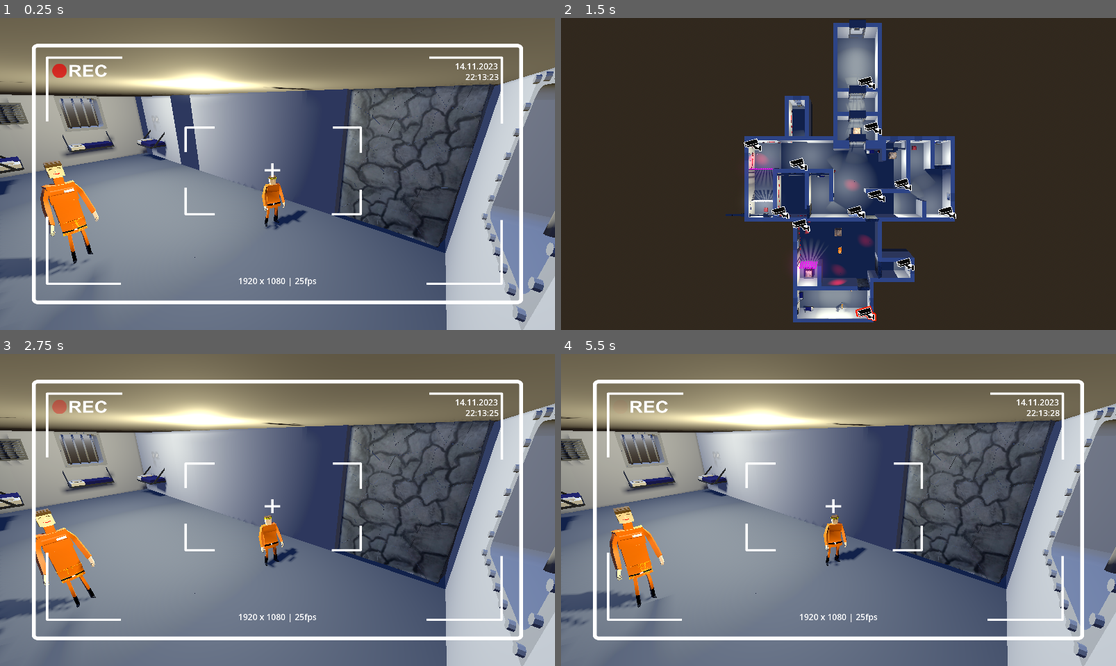
Above: before the commit, frames 1-4 (two rows, left to right).
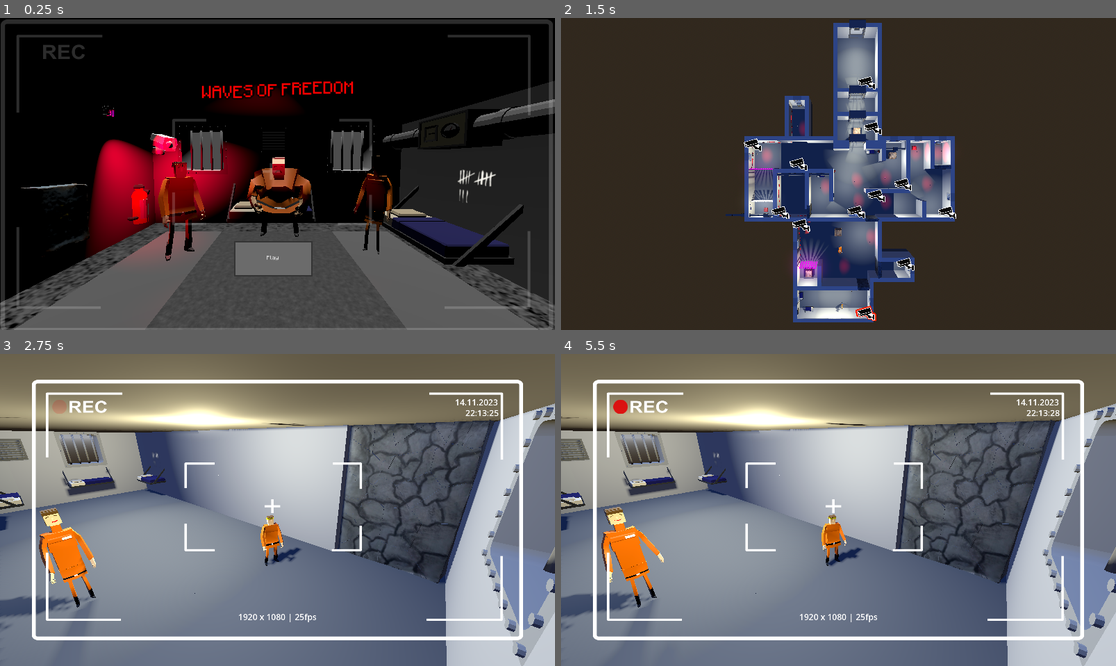
Above: after the commit, the same moments.

Repository: Maxi-F22/GamejamSoSe25
Game: Godot game, scene res://Scenes/MainMenu.tscn
The game is run twice, just before and just after one commit, with the same random seed, the same clock (stepped at 60 frames per second) and the same inputs. Before the commit the project starts from res://Scenes/main.tscn.
Inputs (mouse positions are in pixels of both pictures, inside the frame that each line leads up to):
- Up to frame 1 (0.25 s): no input
- Up to frame 2 (1.5 s): click (832, 258) at 0.5 s, where only the run after the commit has a clickable "Play"; move the mouse to (960, 158) at 1.27 s; hold Tab (Switch Cam) from 1.28 s (still down); click (960, 158) at 1.42 s
- Up to frame 3 (2.75 s): move the mouse to (166, 525) at 2.02 s; release Tab (Switch Cam) at 2.03 s; tap Space (Wave Activate) at 2.1 s; click (166, 525) at 2.17 s
- Up to frame 4 (5.5 s): move the mouse to (894, 441) at 2.77 s; hold Tab (Switch Cam) 2.78-3.53 s; click (894, 441) at 2.92 s; move the mouse to (810, 572) at 3.52 s; tap Space (Wave Activate) at 3.6, 5.1 s; click (810, 572) at 3.67 s; move the mouse to (1005, 556) at 4.27 s; hold Tab (Switch Cam) 4.28-5.03 s; click (1005, 556) at 4.42 s; move the mouse to (672, 463) at 5.02 s; click (672, 463) at 5.17 s

The runs differ from the first frame. In frame 1, 96% of the frame differs, in the area x 0-100%, y 0-100%; in frame 2, 3.6%; in frame 3, 12%; in frame 4, 12%.

Commit message:
Licht hinzugefügt

Diff:
--- a/Scenes/MainMenu.tscn
+++ b/Scenes/MainMenu.tscn
@@ -1,6 +1,6 @@
 [gd_scene load_steps=20 format=3 uid="uid://b3oecel8fspm3"]
 
-[ext_resource type="FontFile" uid="uid://me783eka0ak" path="res://Minecraftia-Regular.ttf" id="2_853f1"]
+[ext_resource type="FontFile" uid="uid://me783eka0ak" path="res://Assets/Menu/Minecraftia-Regular.ttf" id="2_853f1"]
 [ext_resource type="PackedScene" uid="uid://biodnmnd52j34" path="res://Assets/Environment/ventCover.glb" id="3_8e205"]
 [ext_resource type="PackedScene" uid="uid://cxdpe0vdxig1o" path="res://Assets/Environment/Poster/Poster4.tscn" id="4_2x1g0"]
 [ext_resource type="PackedScene" uid="uid://bap0knk6vg3ko" path="res://Scenes/fuse_box.tscn" id="5_8um5k"]
@@ -11,7 +11,7 @@
 [ext_resource type="PackedScene" uid="uid://bcsysk5dtq7hj" path="res://Assets/Models/camera.glb" id="8_if7li"]
 [ext_resource type="PackedScene" uid="uid://bdpu3ysvnmpgo" path="res://Assets/Models/Character/woman.glb" id="9_cmrfp"]
 [ext_resource type="Script" uid="uid://b3n2lpscjrrr0" path="res://Scripts/MainMenuScripts/LightScript.gd" id="10_loo7a"]
-[ext_resource type="Texture2D" uid="uid://cxlepal5iohd5" path="res://Assets/Models/overlay.png" id="11_if7li"]
+[ext_resource type="Texture2D" uid="uid://cxlepal5iohd5" path="res://Assets/HUD/overlay.png" id="11_if7li"]
 [ext_resource type="PackedScene" uid="uid://ccsd0v7bu6tl8" path="res://Assets/Environment/bed.glb" id="11_rrcx7"]
 [ext_resource type="PackedScene" uid="uid://ddhnovsc0qgrg" path="res://Assets/Environment/fireExtinguisher.glb" id="12_rrcx7"]
 [ext_resource type="PackedScene" uid="uid://bitsjf64hxo3k" path="res://Assets/Environment/PipeThingy.glb" id="13_fh7cp"]
--- a/Scenes/main.tscn
+++ b/Scenes/main.tscn
@@ -317,13 +317,6 @@
 shadow_enabled = true
 omni_range = 10.0
 
-[node name="OmniLight3D4" type="OmniLight3D" parent="Lights"]
-transform = Transform3D(1, 0, 0, 0, 1, 0, 0, 0, 1, 1.06576, 5.74178, 11.0729)
-light_color = Color(0.904452, 0.875655, 0.690502, 1)
-light_energy = 5.0
-shadow_enabled = true
-omni_range = 10.0
-
 [node name="OmniLight3D5" type="OmniLight3D" parent="Lights"]
 transform = Transform3D(1, 0, 0, 0, 1, 0, 0, 0, 1, -4.53601, 5.74178, 3.18022)
 light_color = Color(0.904452, 0.875655, 0.690502, 1)
@@ -338,13 +331,6 @@
 shadow_enabled = true
 omni_range = 10.0
 
-[node name="OmniLight3D7" type="OmniLight3D" parent="Lights"]
-transform = Transform3D(1, 0, 0, 0, 1, 0, 0, 0, 1, 9.43175, 5.74178, -4.21055)
-light_color = Color(0.904452, 0.875655, 0.690502, 1)
-light_energy = 5.0
-shadow_enabled = true
-omni_range = 10.0
-
 [node name="OmniLight3D8" type="OmniLight3D" parent="Lights"]
 transform = Transform3D(1, 0, 0, 0, 1, 0, 0, 0, 1, 16.0859, 5.74178, -4.21055)
 light_color = Color(0.904452, 0.875655, 0.690502, 1)
@@ -545,6 +531,30 @@
 [node name="Sirene4" parent="Environment" instance=ExtResource("22_6vcvc")]
 transform = Transform3D(1, 0, 0, 0, -1, 8.74228e-08, 0, -8.74228e-08, -1, -18.9082, 5.98426, -17.6364)
 
+[node name="Sirene5" parent="Environment" instance=ExtResource("22_6vcvc")]
+transform = Transform3D(1, 0, 0, 0, -1, 8.74228e-08, 0, -8.74228e-08, -1, -3.16005, 5.98426, -9.37082)
+
+[node name="Sirene6" parent="Environment" instance=ExtResource("22_6vcvc")]
+transform = Transform3D(1, 0, 0, 0, -1, 8.74228e-08, 0, -8.74228e-08, -1, 12.7936, 5.98426, -11.7583)
+
+[node name="Sirene7" parent="Environment" instance=ExtResource("22_6vcvc")]
+transform = Transform3D(1, 0, 0, 0, -1, 8.74228e-08, 0, -8.74228e-08, -1, 12.7936, 5.98426, -5.30451)
+
+[node name="Sirene8" parent="Environment" instance=ExtResource("22_6vcvc")]
+transform = Transform3D(1, 0, 0, 0, -1, 8.74228e-08, 0, -8.74228e-08, -1, 23.8443, 5.98426, -10.0241)
+
+[node name="Sirene9" parent="Environment" instance=ExtResource("22_6vcvc")]
+transform = Transform3D(1, 0, 0, 0, -1, 8.74228e-08, 0, -8.74228e-08, -1, 20.7807, 5.98426, -18.2933)
+
+[node name="Sirene10" parent="Environment" instance=ExtResource("22_6vcvc")]
+transform = Transform3D(1, 0, 0, 0, -1, 8.74228e-08, 0, -8.74228e-08, -1, 26.7312, 5.98426, -18.2933)
+
+[node name="Sirene11" parent="Environment" instance=ExtResource("22_6vcvc")]
+transform = Transform3D(1, 0, 0, 0, -1, 8.74228e-08, 0, -8.74228e-08, -1, -8.96687, 5.98426, -24.6105)
+
+[node name="Sirene12" parent="Environment" instance=ExtResource("22_6vcvc")]
+transform = Transform3D(1, 0, 0, 0, -1, 8.74228e-08, 0, -8.74228e-08, -1, 5.52239, 5.98426, -5.46634)
+
 [node name="Poster" type="Node3D" parent="Environment"]
 
 [node name="Poster" parent="Environment/Poster" instance=ExtResource("23_7k868")]
--- a/Scripts/CamSwitchScript.gd
+++ b/Scripts/CamSwitchScript.gd
@@ -127,13 +127,13 @@
 	tween.tween_property(rect, "scale", Vector2(1, 1), 0.1)
 
 func set_active_border(camera_name: String):
-    # Entferne alle vorherigen Borders
+	# Entferne alle vorherigen Borders
 	remove_all_borders()
 
-    # Warte einen Frame und füge neue Border hinzu
+	# Warte einen Frame und füge neue Border hinzu
 	await get_tree().process_frame
 
-    # Finde das TextureRect mit dem entsprechenden Namen
+	# Finde das TextureRect mit dem entsprechenden Namen
 	for rect in texture_rects:
 		if rect.name == camera_name:
 			add_png_border(rect)
@@ -141,17 +141,17 @@
 			break
 
 func add_png_border(rect: TextureRect):
-    # Erstelle TextureRect für PNG-Border
+	# Erstelle TextureRect für PNG-Border
 	var border = TextureRect.new()
 	border.name = "PngBorder" + rect.name
 	border.texture = border_texture  # Verwende das geladene PNG
 	border.mouse_filter = Control.MOUSE_FILTER_IGNORE  # Ignoriere Maus-Events
 
-    # Erweiterte Konfiguration für das Border-PNG
+	# Erweiterte Konfiguration für das Border-PNG
 	border.expand_mode = TextureRect.EXPAND_FIT_WIDTH_PROPORTIONAL
 	border.stretch_mode = TextureRect.STRETCH_KEEP_ASPECT_CENTERED
 
-    # Border größer als das Icon machen
+	# Border größer als das Icon machen
 	var border_scale = 1.2
 	border.size = rect.size * border_scale
 	border.position = Vector2(
@@ -161,7 +161,7 @@
 
 	border.z_index = -1  # Hinter das Icon
 
-    # Border als erstes Kind hinzufügen (damit es hinten erscheint)
+	# Border als erstes Kind hinzufügen (damit es hinten erscheint)
 	rect.add_child(border)
 	rect.move_child(border, 0)
 
--- a/project.godot
+++ b/project.godot
@@ -11,7 +11,7 @@
 [application]
 
 config/name="Gamejam"
-run/main_scene="uid://d2oqbh1jfmqg2"
+run/main_scene="uid://b3oecel8fspm3"
 config/features=PackedStringArray("4.4", "Forward Plus")
 config/icon="res://icon.svg"
 
@@ -20,6 +20,10 @@
 window/size/viewport_width=1920
 window/size/viewport_height=1080
 window/size/mode=2
+
+[dotnet]
+
+project/assembly_name="Gamejam"
 
 [input]
 
Not shown: 1 places in Scenes/fuse_box.tscn that only renumber resources
